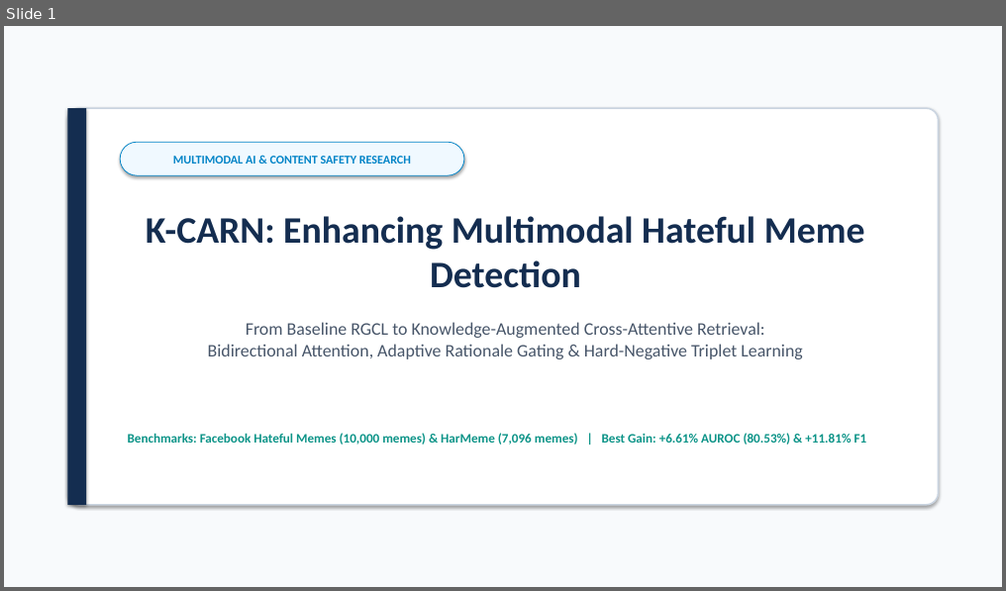
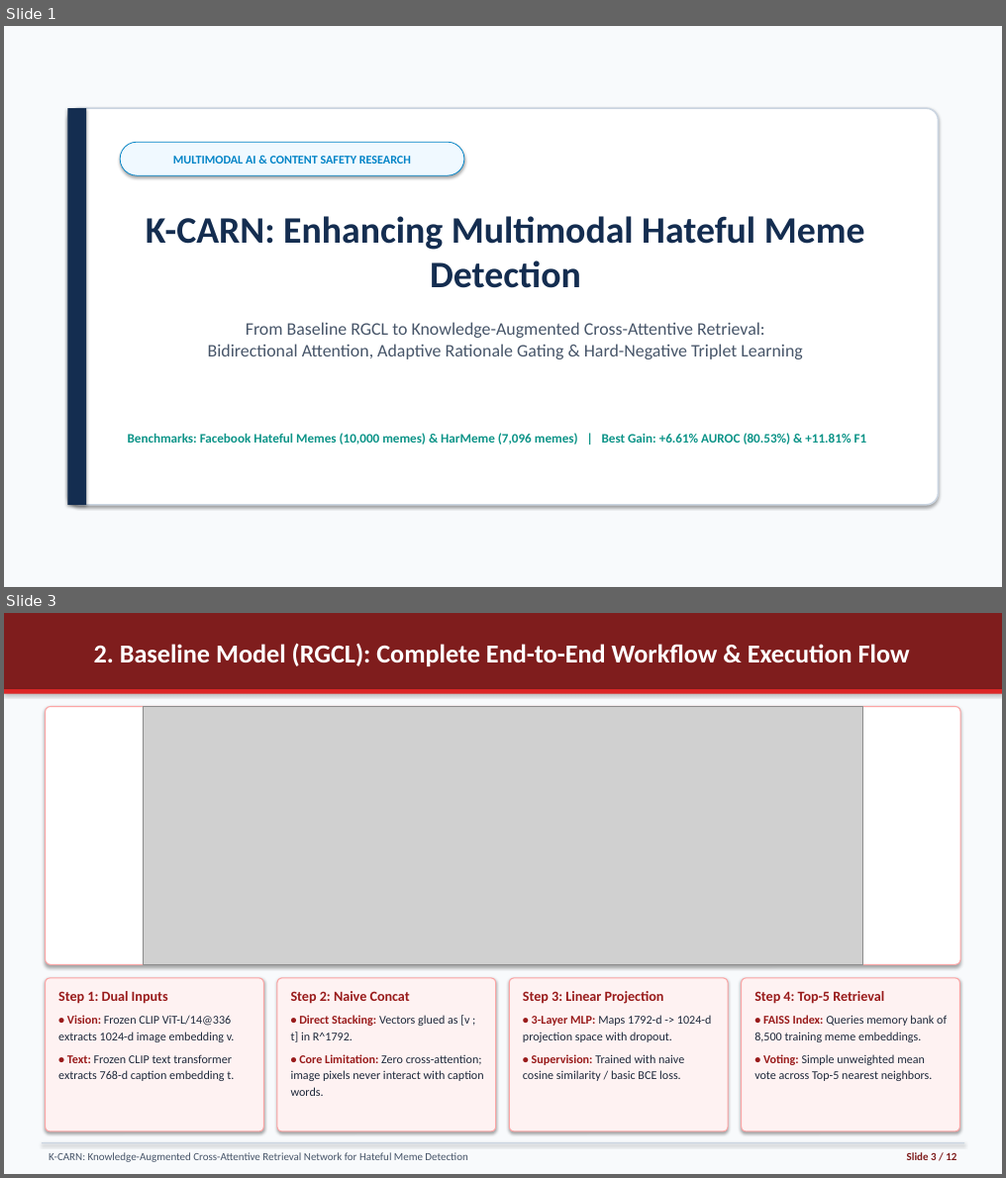
Before and after one commit to ESHANT05/rm_project, a slide deck: RGCL_Paper_Presentation.pptx. Shown one above the other, each under a label of ours: slide 1 before the commit, slides 1 and 3 after it; the slides between them are not shown. The pictures are 1006x591 and 1006x1178 pixels, drawn with LibreOffice and Linux fonts; fonts in the diff are those of the drawing; grey boxes stand for pictures. Boxes give left, top, right and bottom in pixels: in the first picture for what was removed or moved away, otherwise in the second. Text is boxed around its words. In the diff, an @@ line names an element or a change of style, - is before the commit and + after.

Commit message:
Add baseline workflow revision slides with light red theme and full OCR dashboard

```diff
--- a/RGCL_Paper_Presentation.pptx
+++ b/RGCL_Paper_Presentation.pptx
@@ slide 3 added at [4,613,1002,1174], background #F8FAFC @@
@@ rectangle added at [4,613,1002,689], fill #7F1D1D @@
@@ title added at [94,643,910,666], 25 pt, text #FFFFFF, bold @@
+2. Baseline Model (RGCL): Complete End-to-End Workflow & Execution Flow
@@ rectangle added at [4,689,1002,694], fill #DC2626 @@
@@ rounded rectangle added at [46,707,960,964], fill #FFFFFF, outline #FCA5A5 1 pt @@
@@ picture added at [143,707,863,964] @@
@@ rounded rectangle added at [46,978,263,1132], fill #FEF2F2, outline #FCA5A5 1 pt @@
@@ text added at [58,991,235,1081], 11.5 pt, text #1E293B @@
+Step 1: Dual Inputs
+• Vision: Frozen CLIP ViT-L/14@336 extracts 1024-d image embedding v.
+• Text: Frozen CLIP text transformer extracts 768-d caption embedding t.
@@ rounded rectangle added at [277,978,496,1132], fill #FEF2F2, outline #FCA5A5 1 pt @@
@@ text added at [291,991,484,1096], 11.5 pt, text #1E293B @@
+Step 2: Naive Concat
+• Direct Stacking: Vectors glued as [v ; t] in R^1792.
+• Core Limitation: Zero cross-attention; image pixels never interact with caption words.
@@ rounded rectangle added at [509,978,728,1132], fill #FEF2F2, outline #FCA5A5 1 pt @@
@@ text added at [523,991,712,1081], 11.5 pt, text #1E293B @@
+Step 3: Linear Projection
+• 3-Layer MLP: Maps 1792-d -> 1024-d projection space with dropout.
+• Supervision: Trained with naive cosine similarity / basic BCE loss.
@@ rounded rectangle added at [742,978,960,1132], fill #FEF2F2, outline #FCA5A5 1 pt @@
@@ text added at [754,991,946,1081], 11.5 pt, text #1E293B @@
+Step 4: Top-5 Retrieval
+• FAISS Index: Queries memory bank of 8,500 training meme embeddings.
+• Voting: Simple unweighted mean vote across Top-5 nearest neighbors.
@@ rectangle added at [42,1143,964,1144], fill #CBD5E1 @@
@@ text added at [49,1153,467,1162], 10.5 pt, text #475569 @@
+K-CARN: Knowledge-Augmented Cross-Attentive Retrieval Network for Hateful Meme Detection
@@ text added at [907,1153,956,1160], 10.5 pt, text #7F1D1D, bold @@
+Slide 3 / 12
```
Also in this commit, not shown: 9 slides changed, 1 other slide added, 1 slide removed, 5 other files.
